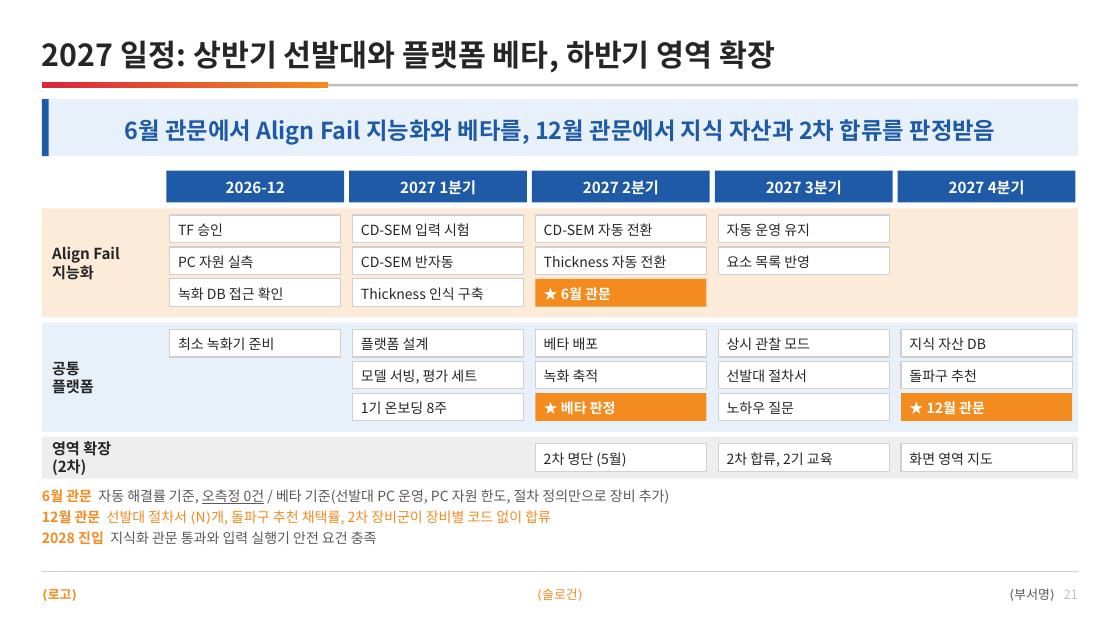
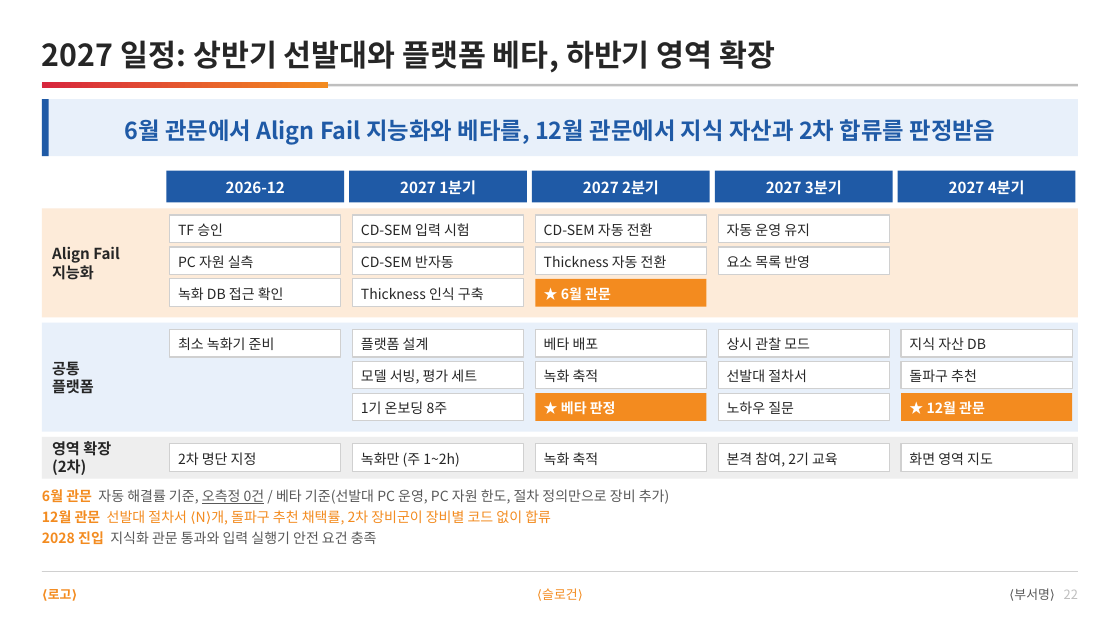
Before and after one commit to DarrenKoi/pm_notes, a slide deck: slide 22 of my-task/arc-tf/deliverables/arc-tf-team-full.pptx (slide 21 before the commit). Drawn at 1120x630 pixels with LibreOffice and Linux fonts; fonts in the diff are those of the drawing. Boxes give left, top, right and bottom in pixels: in the first picture for what was removed or moved away, otherwise in the second. Text is boxed around its words. In the diff, an @@ line names an element or a change of style, - is before the commit and + after.

```diff
--- a/my-task/arc-tf/deliverables/arc-tf-team-full.pptx
+++ b/my-task/arc-tf/deliverables/arc-tf-team-full.pptx
@@ rectangle added at (170,444,341,471), fill #FFFFFF, outline #D0D0D0 1 pt @@
@@ rectangle added at (353,444,524,471), fill #FFFFFF, outline #D0D0D0 1 pt @@
@@ text at (178,452,257,465): text changed @@
-2차 명단 (5월)
+2차 명단 지정
@@ text added at (361,452,459,467), 12 pt, text #262626 @@
+녹화만 (주 1~2h)
@@ text added at (544,452,599,465), 12 pt, text #262626 @@
+녹화 축적
@@ text at (727,452,838,467): text changed @@
-2차 합류, 2기 교육
+본격 참여, 2기 교육
@@ text at (1014,588,1078,600): text changed @@
-⟨부서명⟩ 21
+⟨부서명⟩ 22
```
Also in this commit, not shown: 17 other slides changed, 1 slide added, 15 other files.
